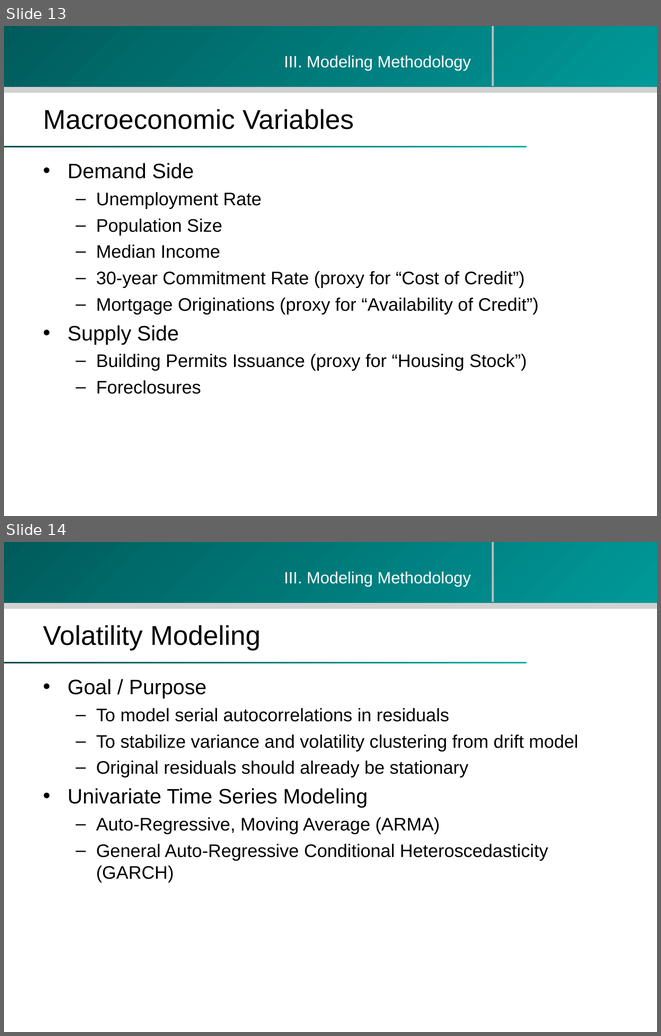
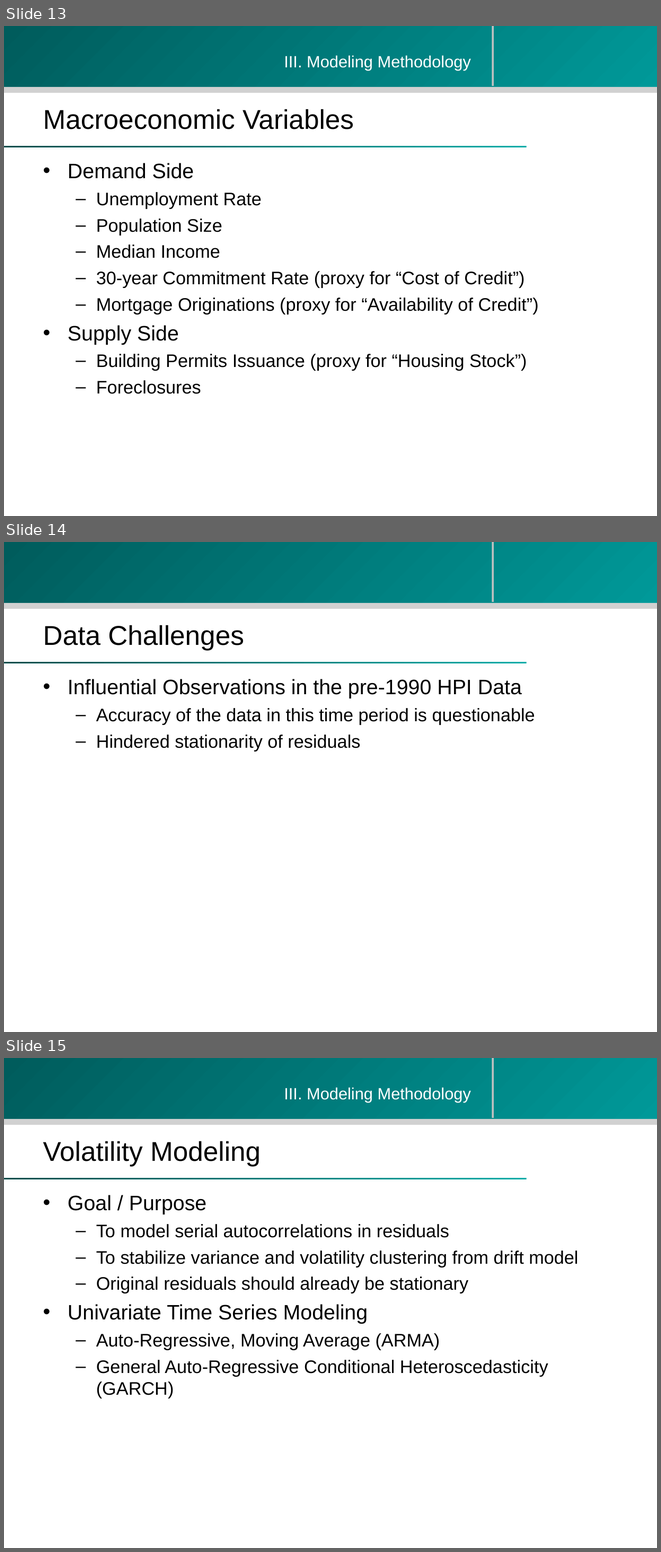
Before and after one commit to zhouzhenghui/svnrepository, a slide deck: SVNRepository/Presentation/M.Eng Final Presentation-take2.ppt. Shown one above the other, each under a label of ours: slides 13 and 14 before the commit, slides 13, 14 and 15 after it. The pictures are 661x1036 and 661x1552 pixels, drawn with LibreOffice and Linux fonts; fonts in the diff are those of the drawing; background and template pictures are left out. Boxes give left, top, right and bottom in pixels: in the first picture for what was removed or moved away, otherwise in the second. Text is boxed around its words. In the diff, an @@ line names an element or a change of style, - is before the commit and + after.

```diff
--- a/SVNRepository/Presentation/M.Eng Final Presentation-take2.ppt
+++ b/SVNRepository/Presentation/M.Eng Final Presentation-take2.ppt
@@ slide 14 added at (x1=4, y1=542, x2=657, y2=1032), background #FFFFFF; not listed: 4 template elements that a slide beside it also shows @@
@@ title added at (x1=43, y1=625, x2=244, y2=651), 30 pt, text #000000 @@
+Data Challenges
@@ text added at (x1=68, y1=679, x2=535, y2=751), 20 pt, text #000000 @@
+• Influential Observations in the pre-1990 HPI Data
+  – Accuracy of the data in this time period is questionable
+  – Hindered stationarity of residuals
@@ what was slide 14 is now slide 15 @@
```
Also in this commit, not shown: 6 slides changed, 1 slide removed.
